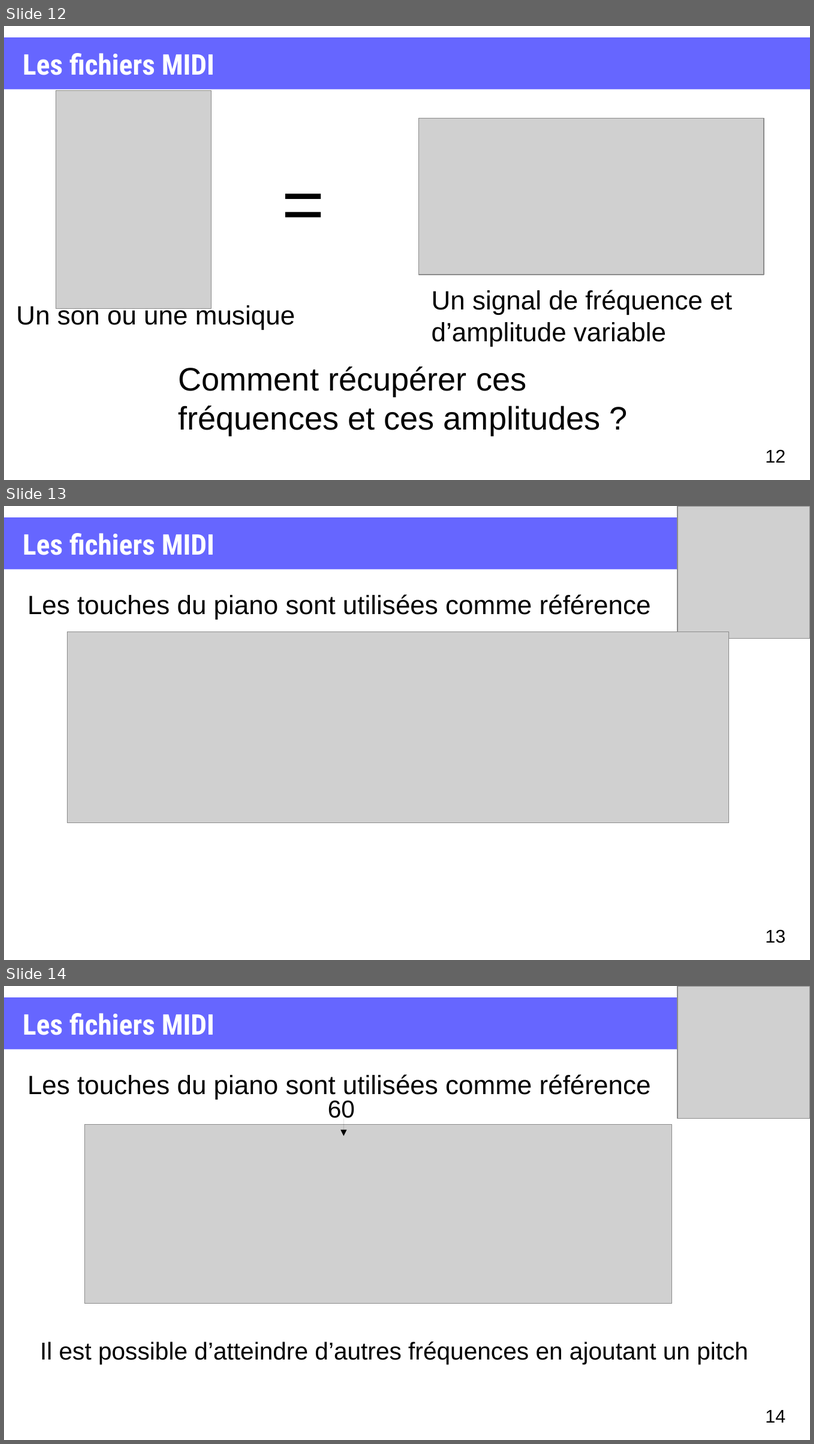
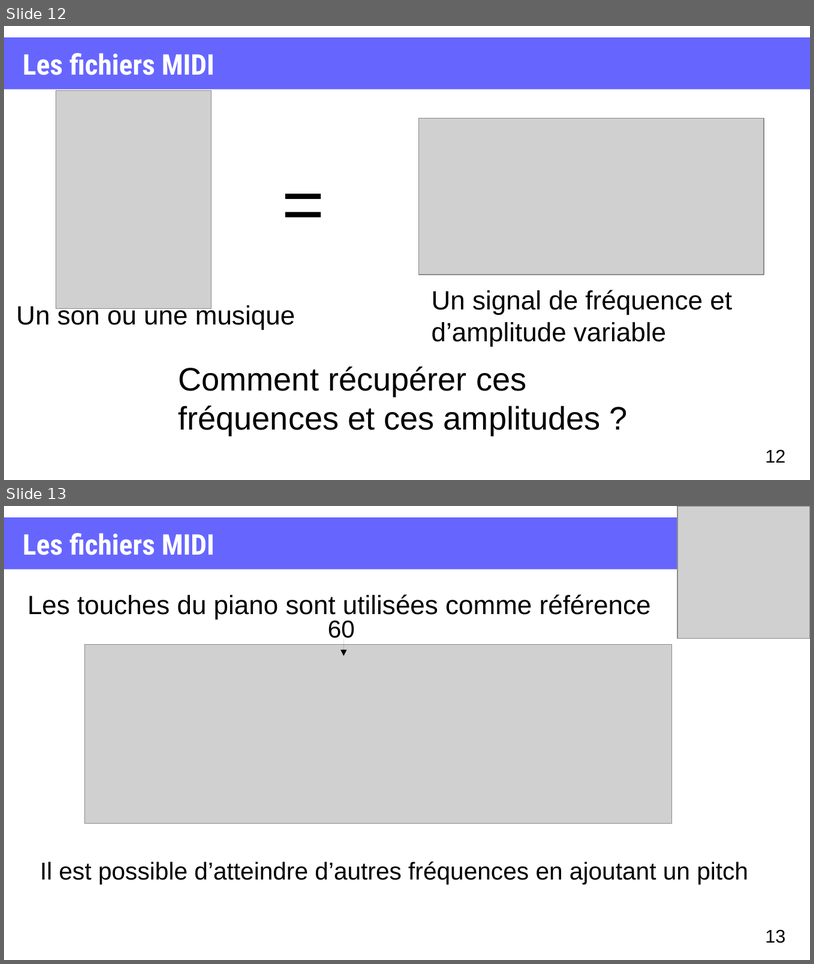
Before and after one commit to XgLsuLzRMy/Composition-Musicale-par-Reseau-de-Neurones, a slide deck: projet.odp. Shown one above the other, each under a label of ours: slides 12, 13 and 14 before the commit, slides 12 and 13 after it. The pictures are 814x1444 and 814x964 pixels, drawn with LibreOffice and Linux fonts; fonts in the diff are those of the drawing; grey boxes stand for pictures. Boxes give left, top, right and bottom in pixels: in the first picture for what was removed or moved away, otherwise in the second. Text is boxed around its words. In the diff, an @@ line names an element or a change of style, - is before the commit and + after.

Commit message:
suppression diapo inutile

```diff
--- a/projet.odp
+++ b/projet.odp
@@ slide 13 removed at (4, 506, 810, 960), background #FFFFFF @@
@@ rectangle removed at (4, 518, 810, 570) @@
@@ picture removed at (678, 506, 810, 639) @@
@@ title removed at (23, 533, 215, 555) @@
-Les fichiers MIDI
@@ text removed at (27, 594, 651, 619) @@
-Les touches du piano sont utilisées comme référence
@@ picture removed at (68, 632, 730, 823) @@
@@ page number removed at (765, 929, 786, 943) @@
-13
@@ what was slide 14 is now slide 13 @@
@@ page number at (765, 929, 786, 943): text changed @@
-14
+13
```
